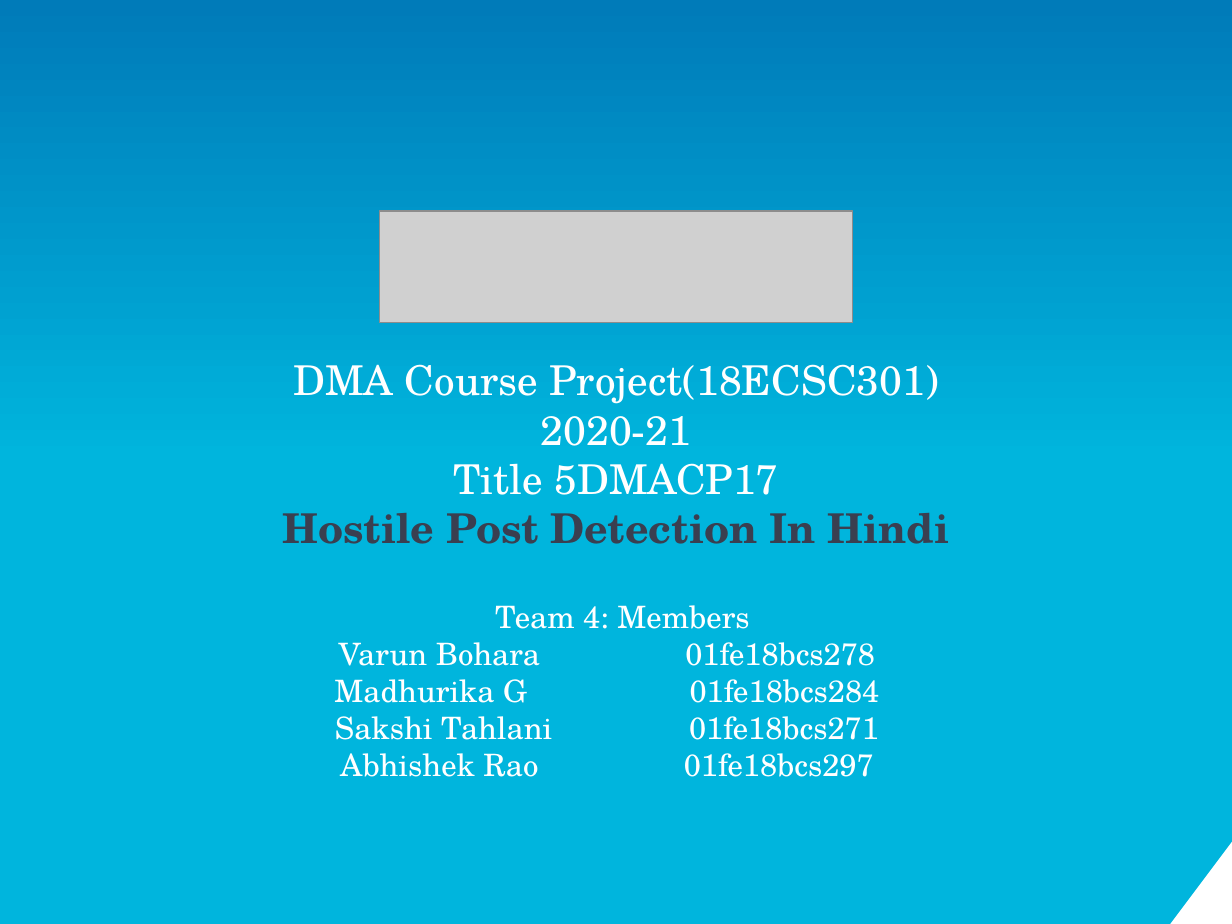
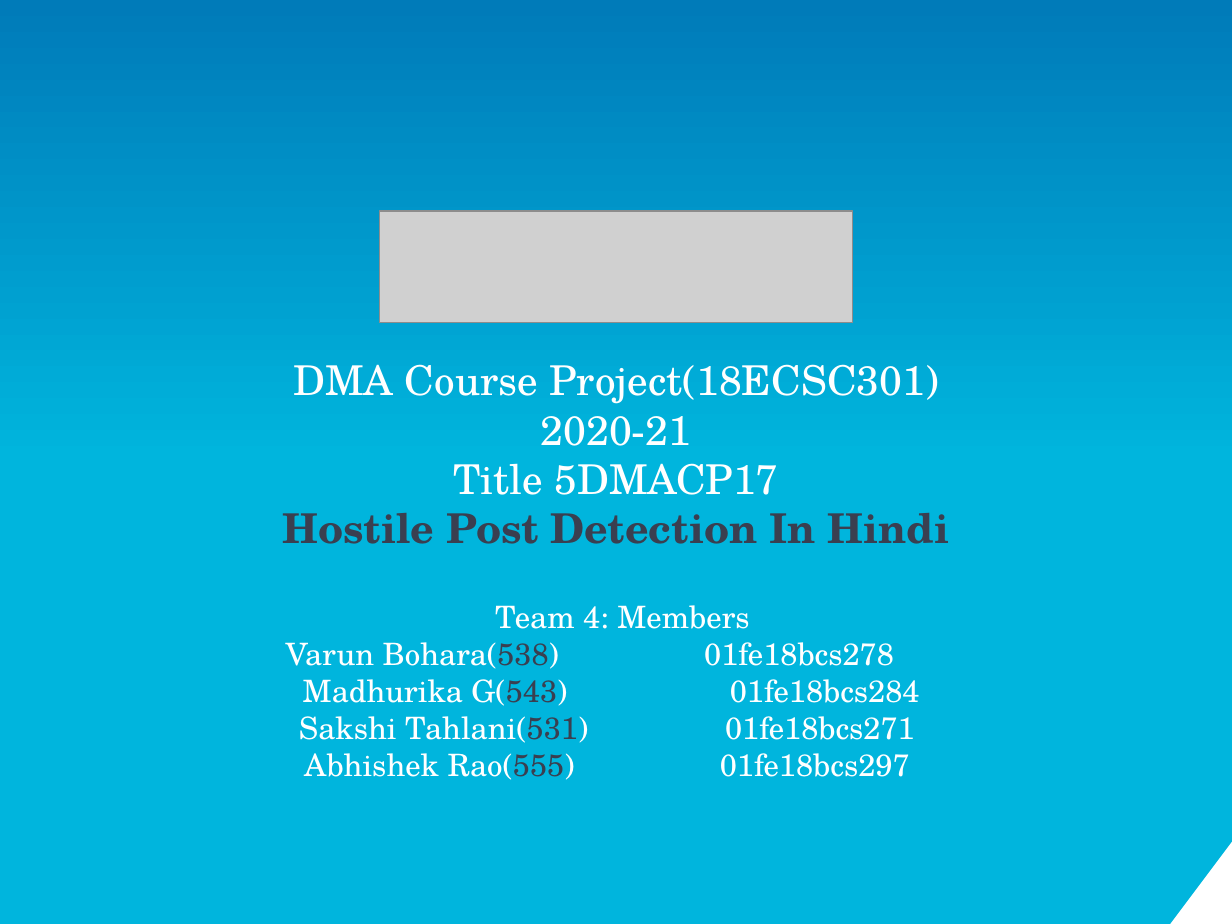
Before and after one commit to VarunBohara/Mini-Project-Documents, a slide deck: slide 1 of Review4_ppt.pptm. Drawn at 1232x924 pixels with LibreOffice and Linux fonts; fonts in the diff are those of the drawing; grey boxes stand for pictures. Boxes give left, top, right and bottom in pixels: in the first picture for what was removed or moved away, otherwise in the second. Text is boxed around its words. In the diff, an @@ line names an element or a change of style, - is before the commit and + after.

```diff
--- a/Review4_ppt.pptm
+++ b/Review4_ppt.pptm
@@ text at (286, 605, 920, 780): text changed @@
-Team 4: Members
-Varun Bohara 01fe18bcs278
-Madhurika G 01fe18bcs284
-Sakshi Tahlani 01fe18bcs271
-Abhishek Rao 01fe18bcs297
+Team 4: Members
+Varun Bohara(538) 01fe18bcs278
+Madhurika G(543) 01fe18bcs284
+Sakshi Tahlani(531) 01fe18bcs271
+Abhishek Rao(555) 01fe18bcs297
```
Also in this commit, not shown: 2 slides removed.
